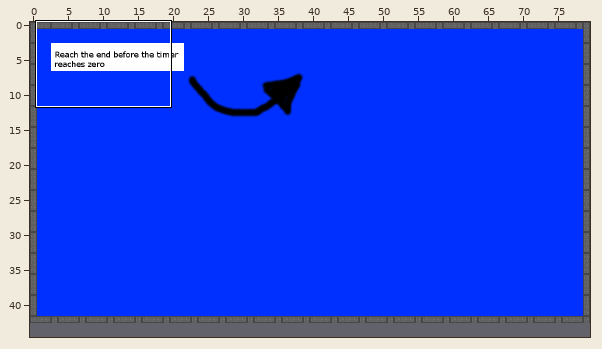
Tiled map: android/assets/levels/level2.tmx. Above, an overview of the earlier version with the close-up marked.
Close-up. As it was:
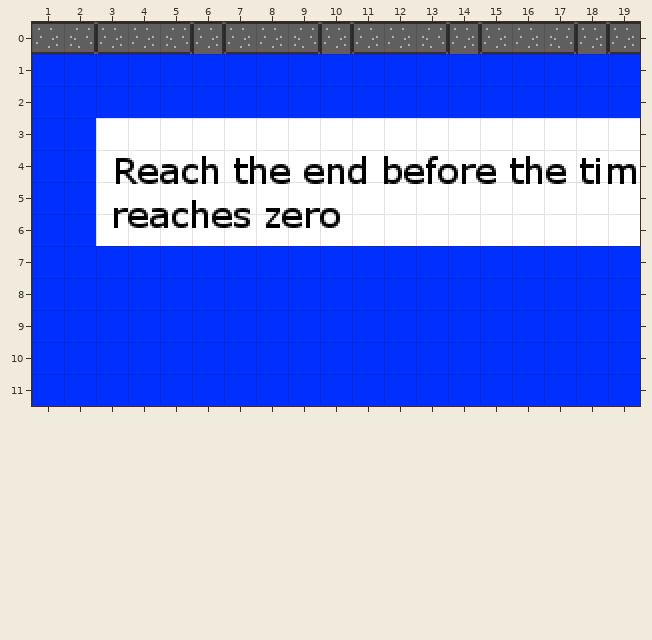
Cells are 16x16 px. Shown: x 1..19, y 0..11. The commit also changed other parts of the map, which this record leaves out.
After:
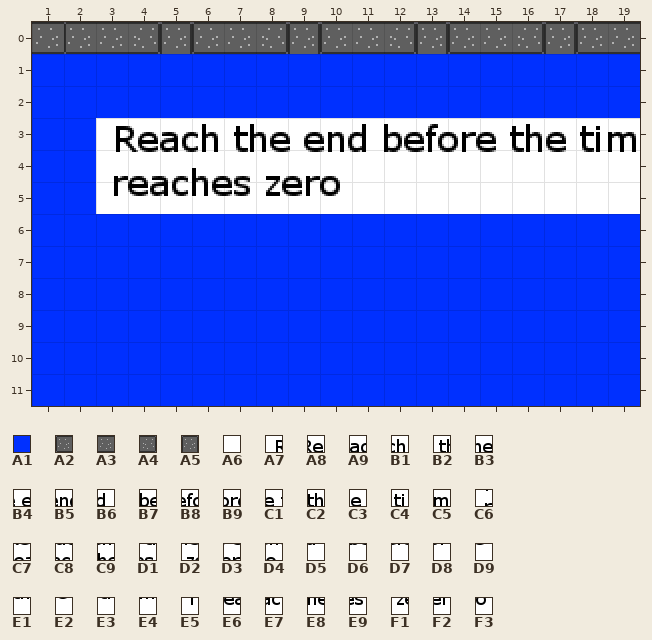
Key: from "arrow up": A1 1; from "concrete": A2 4, A3 5, A4 6, A5 7; from "timer": A6 0, A7 20, A8 21, A9 22, B1 23, B2 24, B3 25, B4 26, B5 27, B6 28, B7 29, B8 30, B9 31, C1 32, C2 33, C3 34, C4 35, C5 36, C6 40, C7 41, C8 42, C9 43, D1 44, D2 45, D3 46, D4 47, D5 48, D6 49, D7 50, D8 51, D9 52, E1 53, E2 54, E3 55, E4 56, E5 60, E6 61, E7 62, E8 63, E9 64, F1 65, F2 66, F3 67.
__ is an empty cell.
From old to new:
Layer "Tile Layer 1":
y 0: x 2..19 A4 A2 A3 A4 A5 A2 A3 A4 A5 A2 A3 A4 A5 A2 A3 A4 A5 A2 -> A2 A3 A4 A5 A2 A3 A4 A5 A2 A3 A4 A5 A2 A3 A4 A5 A2 A3
y 3: x 3..19 A6 A6 A6 A6 A6 A6 A6 A6 A6 A6 A6 A6 A6 A6 A6 A6 A6 -> A7 A8 A9 B1 B2 B3 B4 B5 B6 B7 B8 B9 C1 C2 C3 C4 C5
y 4: x 3..19 A7 A8 A9 B1 B2 B3 B4 B5 B6 B7 B8 B9 C1 C2 C3 C4 C5 -> C6 C7 C8 C9 D1 D2 D3 D4 D5 D6 D7 D8 D9 E1 E2 E3 E4
y 5: x 3..19 C6 C7 C8 C9 D1 D2 D3 D4 D5 D6 D7 D8 D9 E1 E2 E3 E4 -> E5 E6 E7 E8 E9 F1 F2 F3 A6 A6 A6 A6 A6 A6 A6 A6 A6
y 6: x 3..19 E5 E6 E7 E8 E9 F1 F2 F3 A6 A6 A6 A6 A6 A6 A6 A6 A6 -> A1 A1 A1 A1 A1 A1 A1 A1 A1 A1 A1 A1 A1 A1 A1 A1 A1
Boxes around the changes in both close-ups, in picture pixels (x1, y1, x2, y2):
changed: (64, 22, 610, 54)
changed: (96, 124, 640, 246)
